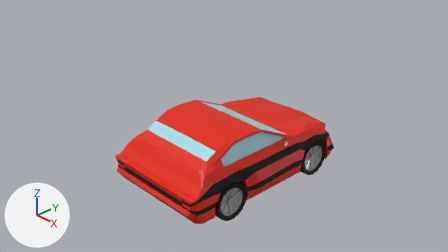
A saved change to the Blender file BlenderModels/RaceCar2/car2.blend.
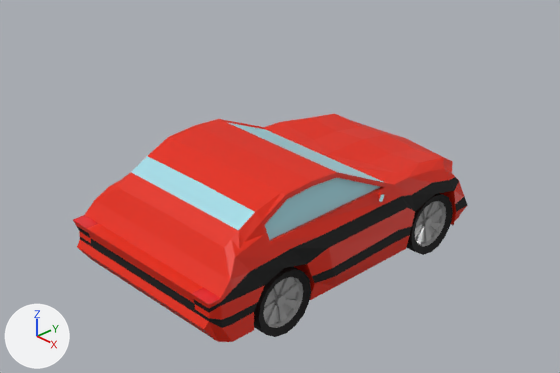
Each version is shown from the file's camera 'Camera', then close up on the part from 17% to 86% of the width and 13% to 96% of the height. Every picture has the same lights, and +X, +Y and +Z are marked at lower left.
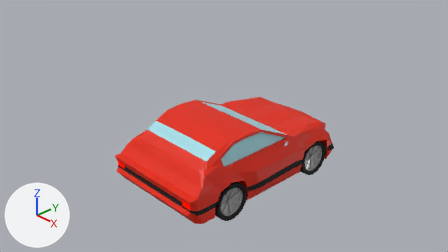
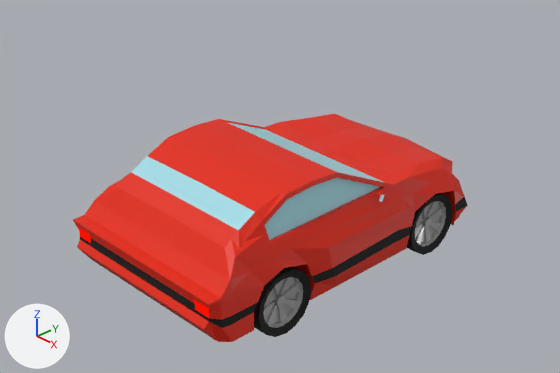
Changed parts and their boxes [x1, y1, x2, y2] in the close-ups (560 x 373 px):
'Cube', recoloured (black to red)
    both: [73, 174, 461, 321]
part 1 of me_cube_001, recoloured
    both: [79, 231, 209, 318]
part 2 of me_cube_001, recoloured (black to red)
    both: [209, 177, 459, 312]
part 3 of me_cube_001, recoloured
    both: [77, 226, 209, 312]
part 4 of me_cube_001, recoloured
    both: [73, 215, 221, 304]

Diff of the bpy script that builds the scene:
```diff
--- a/BlenderModels/RaceCar2/car2.blend.py
+++ b/BlenderModels/RaceCar2/car2.blend.py
@@ mat_material_007 @@
-mat_material_007 = principled_material('Material.007')
-mat_material_007.base_color = (0.8, 0.0, 0.00397)  # red #e7000d
-mat_material_007.roughness = 0.271
-mat_material_007.specular_ior_level = 0.871
+mat_material_007 = emission_material('Material.007')
+mat_material_007.base_color = (1.0, 0.00469, 0.0)  # red #ff0f00
@@ me_cube_001 @@
 me_cube_001.from_pydata(...)  # 726 vertices, 704 faces; spans x 0.0..1.12, y -1.71..2.16, z -1.21..0.18
 # used by ob_cube; location = (0.0, 0.0, 0.0)
+# me_cube_001 part 1: the 1 face centred in x 0.89, y -1.66, z -0.61 switches from mat_material_001 (red #e52400) to mat_material_007 (red #ff0f00)
+# me_cube_001 part 2: 11 of the faces centred in x 0.98..1.04, y -1.61..1.81, z -0.53..-0.41 switch from mat_material_003 (black #252525) to mat_material_001 (red #e52400)
+# me_cube_001 part 3: the 1 face centred in x 0.9, y -1.67, z -0.55 switches from mat_material_003 (black #252525) to mat_material_007 (red #ff0f00)
+# me_cube_001 part 4: all 1 face that had it switch from mat_material_007 (red #e7000d) to mat_material_001 (red #e52400)
 me_cube_001.materials.append(mat_material_002)
```
